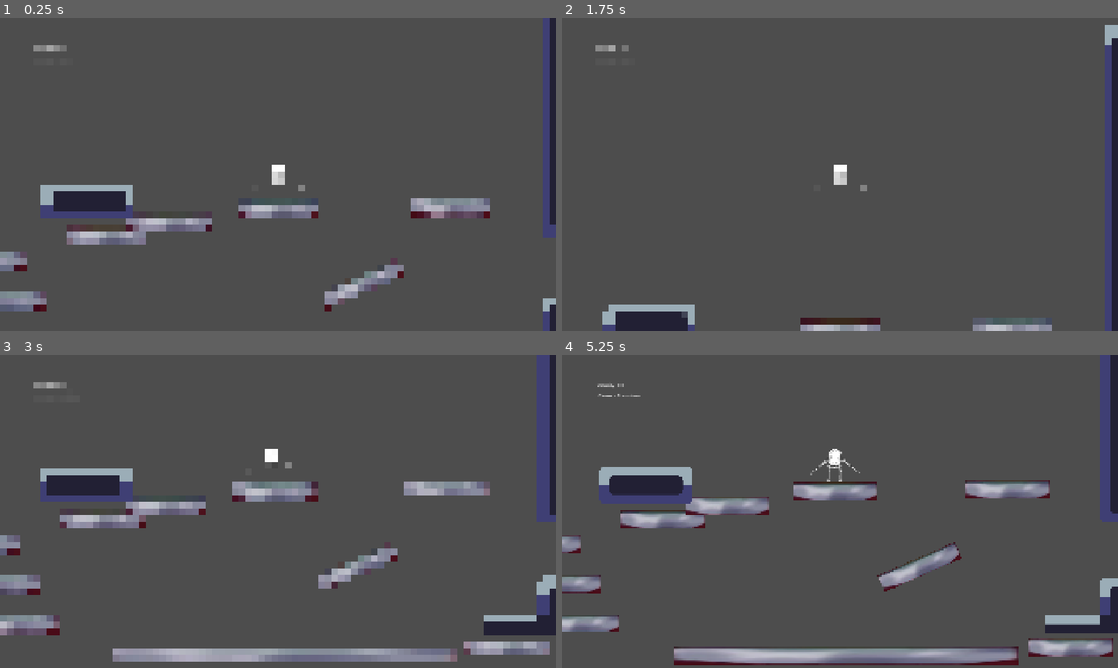
Above: before the commit, frames 1-4 (two rows, left to right).
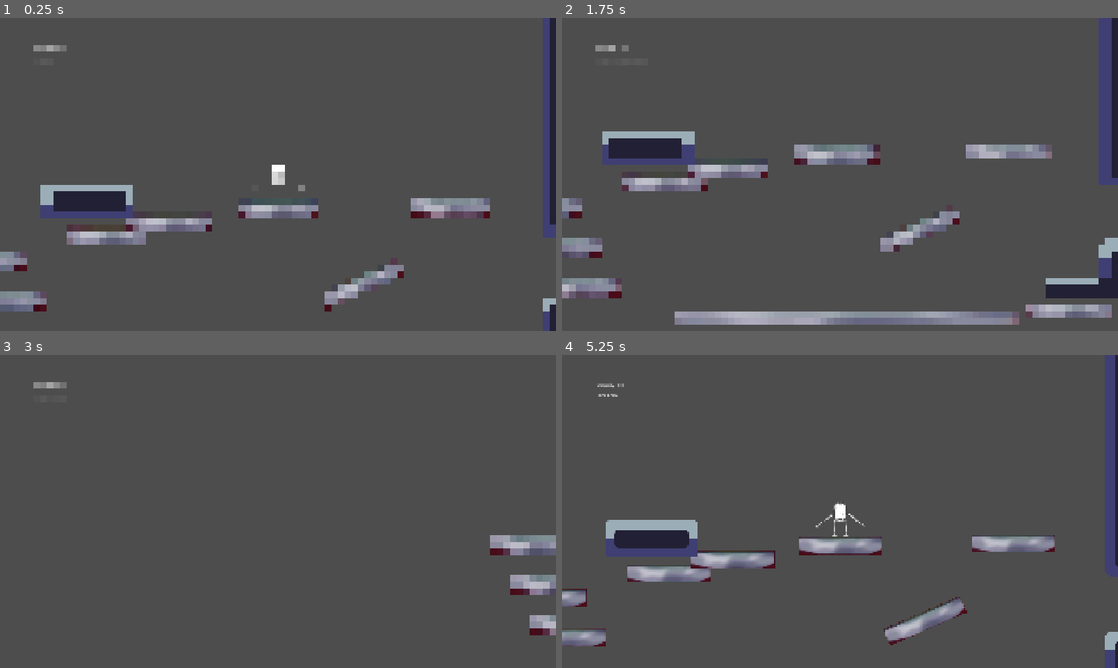
Above: after the commit, the same moments.

Repository: tlghealthy/godot_warmup_jam
Game: Godot game, scene res://scenes/Main.tscn
The game is run twice, just before and just after one commit, with the same random seed, the same clock (stepped at 60 frames per second) and the same inputs.
Inputs:
- Up to frame 1 (0.25 s): no input
- Up to frame 2 (1.75 s): tap Enter at 0.5 s; hold E (DebugActionRight, bound only after the commit) from 0.53 s (still down); tap O (CameraFollow, bound only before the commit) at 0.6, 1.55 s; tap Space (PlayerJump) at 0.77, 1.52 s; tap P (CameraTransition, bound only before the commit) at 0.8, 1.35 s
- Up to frame 3 (3 s): release E (DebugActionRight, bound only after the commit) at 2.03 s; hold Q (DebugActionLeft, bound only after the commit) 2.03-2.78 s; tap O (CameraFollow, bound only before the commit) at 2.1 s; tap P (CameraTransition, bound only before the commit) at 2.3, 2.85 s; hold E (DebugActionRight, bound only after the commit) from 2.78 s (still down)
- Up to frame 4 (5.25 s): tap Space (PlayerJump) at 3.02, 3.77, 4.52 s; tap O (CameraFollow, bound only before the commit) at 3.05, 4.35 s; tap ` (SwitchWindow) at 3.6 s; tap P (CameraTransition, bound only before the commit) at 3.8, 5.1 s; release E (DebugActionRight, bound only after the commit) at 4.28 s; hold Q (DebugActionLeft, bound only after the commit) 4.28-5.03 s; hold E (DebugActionRight, bound only after the commit) from 5.03 s (still down)

The runs differ from the first frame. In frame 2, 14% of the frame differs, in the area x 0-100%, y 0-100%; in frame 3, 14%; in frame 4, 20%.

Commit message:
add different camera transition type tests

Diff:
--- a/PuerMech/project.godot
+++ b/PuerMech/project.godot
@@ -55,13 +55,18 @@
 "events": [Object(InputEventKey,"resource_local_to_scene":false,"resource_name":"","device":-1,"window_id":0,"alt_press …(191 unchanged characters)…
 ]
 }
-CameraFollow={
-"deadzone": 0.2,
-"events": [Object(InputEventKey,"resource_local_to_scene":false,"resource_name":"","device":-1,"window_id":0,"alt_pressed":false,"shift_pressed":false,"ctrl_pressed":false,"meta_pressed":false,"pressed":false,"keycode":0,"physical_keycode":79,"key_label":0,"unicode":111,"location":0,"echo":false,"script":null)
-]
-}
-CameraTransition={
+CameraCycle={
 "deadzone": 0.2,
 "events": [Object(InputEventKey,"resource_local_to_scene":false,"resource_name":"","device":-1,"window_id":0,"alt_press …(192 unchanged characters)…
 ]
 }
+DebugActionLeft={
+"deadzone": 0.2,
+"events": [Object(InputEventKey,"resource_local_to_scene":false,"resource_name":"","device":-1,"window_id":0,"alt_pressed":false,"shift_pressed":false,"ctrl_pressed":false,"meta_pressed":false,"pressed":false,"keycode":0,"physical_keycode":81,"key_label":0,"unicode":113,"location":0,"echo":false,"script":null)
+]
+}
+DebugActionRight={
+"deadzone": 0.2,
+"events": [Object(InputEventKey,"resource_local_to_scene":false,"resource_name":"","device":-1,"window_id":0,"alt_pressed":false,"shift_pressed":false,"ctrl_pressed":false,"meta_pressed":false,"pressed":false,"keycode":0,"physical_keycode":69,"key_label":0,"unicode":101,"location":0,"echo":false,"script":null)
+]
+}
--- a/PuerMech/scenes/Main.tscn
+++ b/PuerMech/scenes/Main.tscn
@@ -6,6 +6,8 @@
 [ext_resource type="Texture2D" uid="uid://53yavly7e3i" path="res://art/tiles.png" id="5_c01mt"]
 [ext_resource type="Script" uid="uid://d3ox81tb0bx4v" path="res://scenes/mech.gd" id="5_vcsgt"]
 [ext_resource type="Script" uid="uid://3n31nfxfwlv1" path="res://scenes/room_extent.gd" id="6_c01mt"]
+[ext_resource type="Script" uid="uid://clkw2nm3h68el" path="res://scenes/exit_to_room_2.gd" id="6_jlsqs"]
+[ext_resource type="Script" uid="uid://dvt8nar6k68jn" path="res://scenes/screen_camera.gd" id="7_nxtc6"]
 
 [sub_resource type="TileSetAtlasSource" id="TileSetAtlasSource_vcsgt"]
 texture = ExtResource("5_c01mt")
@@ -34,8 +36,8 @@
 physics_layer_0/collision_layer = 1
 sources/1 = SubResource("TileSetAtlasSource_vcsgt")
 
-[sub_resource type="RectangleShape2D" id="RectangleShape2D_vcsgt"]
-size = Vector2(3.73457, 190.75)
+[sub_resource type="RectangleShape2D" id="RectangleShape2D_jlsqs"]
+size = Vector2(20, 186)
 
 [sub_resource type="TileSetAtlasSource" id="TileSetAtlasSource_nxtc6"]
 texture = ExtResource("5_c01mt")
@@ -123,11 +125,6 @@
 format = 2
 layer_0/tile_data = PackedInt32Array(393218, 1, 0, 393219, 65537, 0, 393220, 65537, 0, 393221, 65537, 0, 393222, 131073 …(446 unchanged characters)…
 
-[node name="ExitToRoom2" type="CollisionShape2D" parent="Room1"]
-position = Vector2(1925, 670)
-scale = Vector2(3.24, 1)
-shape = SubResource("RectangleShape2D_vcsgt")
-
 [node name="RoomExtent" type="ColorRect" parent="Room1"]
 anchors_preset = 15
 anchor_right = 1.0
@@ -136,6 +133,14 @@
 grow_vertical = 2
 color = Color(0.172251, 0.6083, 1, 0.101961)
 script = ExtResource("6_c01mt")
+
+[node name="ExitToRoom2" type="Area2D" parent="Room1"]
+position = Vector2(1919, 675)
+script = ExtResource("6_jlsqs")
+
+[node name="CollisionShape2D" type="CollisionShape2D" parent="Room1/ExitToRoom2"]
+position = Vector2(0, -3)
+shape = SubResource("RectangleShape2D_jlsqs")
 
 [node name="Room2" type="Node2D" parent="."]
 
@@ -184,3 +189,6 @@
 
 [node name="ScreenCamera" type="Camera2D" parent="."]
 position = Vector2(960, 540)
+script = ExtResource("7_nxtc6")
+
+[connection signal="body_entered" from="Room1/ExitToRoom2" to="." method="_on_exit_to_room_2_body_entered"]
--- /dev/null
+++ b/PuerMech/scenes/exit_to_room_2.gd
@@ -0,0 +1,8 @@
+extends Area2D
+
+func _ready():
+	connect("body_entered", Callable(self, "_on_body_entered"))
+
+func _on_body_entered(body: Node) -> void:
+	if body.name != "Player": return
+	$CollisionShape2D.set_deferred("disabled", true)
--- a/PuerMech/scenes/main.gd
+++ b/PuerMech/scenes/main.gd
@@ -6,11 +6,16 @@
 # if false it's web target
 var is_desktop: bool = true
 var is_fullscreen: bool = false
+@export  var current_camera: Camera2D
 @onready var ui_root: Control = $CanvasLayer/UIRoot
 
-# if false, use room scripts
-enum CameraFollowType {FOLLOW, PUSH, TRANSITION, ANTICIPATE}
-var CameraType = CameraFollowType.FOLLOW
+enum CameraType {FOLLOW, TRANSITION, TRANSITION_SMOOTH}
+var CameraSet = {
+					CameraType.FOLLOW : _camera_follow,
+					CameraType.TRANSITION : _camera_transition,
+					CameraType.TRANSITION_SMOOTH : _camera_transition_smooth,
+				}
+var CurrentCameraType = CameraType.FOLLOW
 
 func _ready():
 	#var is_desktop = (OS.has_feature("pc") or
@@ -31,7 +36,7 @@
 		await get_tree().process_frame
 		get_viewport().size_changed.connect(_apply_scale)
 		_apply_scale()
-	_camera_follow()
+	_camera_set(CameraType.FOLLOW)
 
 
 func _apply_scale():
@@ -45,13 +50,48 @@
 	var scaled_size: Vector2 = BASE_RESOLUTION * s
 	ui_root.position = (vp - scaled_size) * 0.5
 
+func _camera_set(type:CameraType):
+	var NewCameraType = CameraType.keys()[type]
+	print("Setting camera to: " + NewCameraType)
+	CameraSet[type].call()
+	$CanvasLayer/UIRoot/LabCameraType.text = NewCameraType
+
+func _camera_cycle():
+	CurrentCameraType = (CurrentCameraType + 1) % CameraType.size() as CameraType
+	var NewCameraType = CameraType.keys()[CurrentCameraType]
+	print("Cycling camera to: " + NewCameraType)
+	CameraSet[CurrentCameraType].call()
+	$CanvasLayer/UIRoot/LabCameraType.text = NewCameraType
+
+func is_cameratype_transition() -> bool:
+	if CurrentCameraType == CameraType.TRANSITION or CurrentCameraType == CameraType.TRANSITION_SMOOTH:
+		return true
+	else:
+		return false
+
 func _camera_follow():
-	$Player/Camera2D.make_current()
-	$CanvasLayer/UIRoot/LabCameraType.text = "Camera Follow"
+	current_camera = $Player/Camera2D
+	current_camera.make_current()
 
 func _camera_transition():
-	$ScreenCamera.make_current()
-	$CanvasLayer/UIRoot/LabCameraType.text = "Camera Transition"
+	current_camera = $ScreenCamera
+	current_camera.make_current()
+
+func _camera_transition_smooth():
+	current_camera = $ScreenCamera
+	current_camera.make_current()
+
+func _move_camera_right():
+	if CurrentCameraType == CameraType.TRANSITION_SMOOTH:
+		current_camera.slide_camera_right()
+	elif CurrentCameraType == CameraType.TRANSITION:
+		current_camera.move_camera_right()
+
+func _move_camera_left():
+	if CurrentCameraType == CameraType.TRANSITION_SMOOTH:
+		current_camera.slide_camera_left()
+	elif CurrentCameraType == CameraType.TRANSITION:
+		current_camera.move_camera_left()
 
 func _process(delta: float) -> void:
 	if Input.is_action_just_pressed("CloseGame"):
@@ -59,15 +99,18 @@
 			get_tree().quit(0)
 		else:
 			get_tree().paused = true
+
 	if Input.is_action_just_pressed("SwitchWindow"):
 		is_fullscreen = not is_fullscreen
 		set_borderless_fullscreen(is_fullscreen)
 
-	if Input.is_action_just_pressed("CameraFollow"):
-		_camera_follow()
-	if Input.is_action_just_pressed("CameraTransition"):
-		_camera_transition()
+	if Input.is_action_just_pressed("CameraCycle"):
+		_camera_cycle()
 
+	if Input.is_action_just_pressed("DebugActionRight"):
+		_move_camera_right()
+	if Input.is_action_just_pressed("DebugActionLeft"):
+		_move_camera_left()
 	$CanvasLayer/UIRoot/LabYVel.text = "Velocity: " + str(floor(-1*$Player.velocity.y))
 
 func set_borderless_fullscreen(enable: bool):
@@ -86,3 +129,7 @@
 		DisplayServer.window_set_mode(DisplayServer.WINDOW_MODE_WINDOWED)
 		DisplayServer.window_set_size(window_size)
 		DisplayServer.window_set_position(screen_pos)
+
+
+func _on_exit_to_room_2_body_entered(body: Node2D) -> void:
+	_move_camera_right()
--- /dev/null
+++ b/PuerMech/scenes/screen_camera.gd
@@ -0,0 +1,46 @@
+extends Camera2D
+
+var SCREEN_SIZE: Vector2 = Vector2i(1920,1080)
+var camera_xy: Vector2 = Vector2(1920,1080)/2
+var busy: bool = false
+
+func _ready() -> void:
+	global_position = camera_xy
+	pass
+
+func _process(delta: float) -> void:
+	pass
+
+# gradually move camera by offset
+func slide_by_offset(_offset: Vector2) -> void:
+	if busy: return
+	busy = true
+	camera_xy += _offset
+	var tw := create_tween()
+	tw.tween_property(self, "global_position", camera_xy, .32).set_trans(Tween.TRANS_SINE).set_ease(Tween.EASE_IN_OUT)
+	tw.finished.connect(func(): busy = false)
+
+# move directly to location by offset
+func move_by_offset(_offset: Vector2) -> void:
+	camera_xy += _offset
+	global_position = camera_xy
+
+# gradually move camera to new location
+func slide_to(location: Vector2) -> void:
+	var target = camera_xy - location
+	slide_by_offset(target)
+
+# move directly to location
+func move_to(location: Vector2) -> void:
+	var target = camera_xy - location
+	move_by_offset(target)
+
+func move_camera_right() -> void:
+	move_by_offset(Vector2(1920,0))
+func move_camera_left() -> void:
+	move_by_offset(Vector2(-1920,0))
+
+func slide_camera_right() -> void:
+	slide_by_offset(Vector2(1920,0))
+func slide_camera_left() -> void:
+	slide_by_offset(Vector2(-1920,0))
Not shown: 1 places in PuerMech/scenes/Main.tscn that only renumber resources
